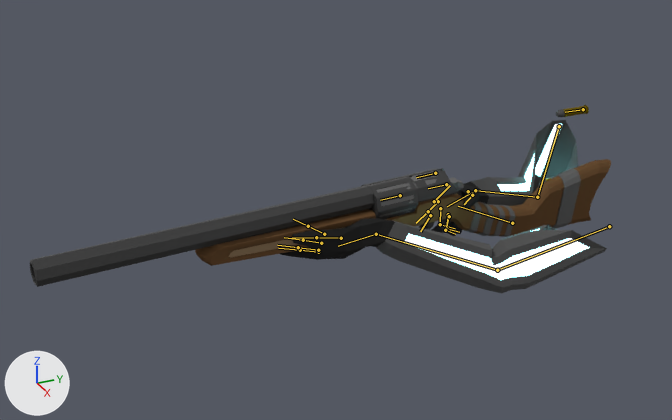
What one commit did to the Blender file Assets/weapons/in-progress/raptorRigWarms.blend.
Both versions are drawn from a camera (50 mm lens) standing at (67.8, -54.5, 29.4) and looking at (-5.5, -21.6, -7.2). Every picture has the same lights, and +X, +Y and +Z are marked at lower left. Both versions are drawn at frame 9 of the action 'RaptorArmatureAction'; the numbers are the values there. The bones that bend it are drawn over the model as lines.

The first picture shows 'Arms', 'gun'.
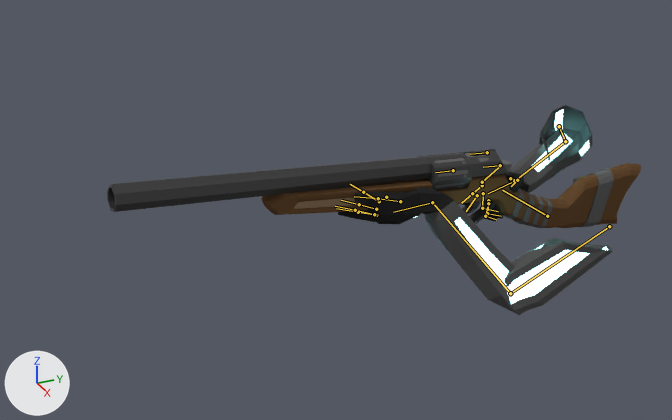
What the commit changed:
Bone 'bolt' (bone_bolt) moves from (0.0, -0.63, 0.0) to (0.0, -0.9, 0.0).
Bone 'bullet' (bone_bullet) moves from (1.39, -13.5, 0.6) to (2.32, -0.27, 3.81).
Bone 'bullet' (bone_bullet) is rescaled from (1.0, 1.0, 1.0) to (0.0, 0.0, 0.0).
Bone 'HandIK.R' (bone_handik_r) moves from (-2.56, -1.57, 0.24) to (-3.75, -1.79, 0.54).
Bone 'HandIK.R' (bone_handik_r) turns from (30, -7, -10) to (29, -1, -7) degrees about its own x, y and z.

Where the change shows, as pixel boxes (x1, y1, x2, y2) in the pictures (672 x 420 px):
'gun', posed (8% narrower, 56% shorter)
    before: (30, 105, 611, 287)
    after: (107, 149, 641, 228)
'Arms', posed (16% narrower, 21% taller)
    before: (280, 120, 607, 293)
    after: (338, 105, 613, 315)
bone 'bolt', root to tip
    before: (446, 184) to (428, 188)
    after: (500, 165) to (483, 167)
bone 'bullet', root to tip
    before: (583, 109) to (565, 112)
    after: (386, 197) to (386, 197)
